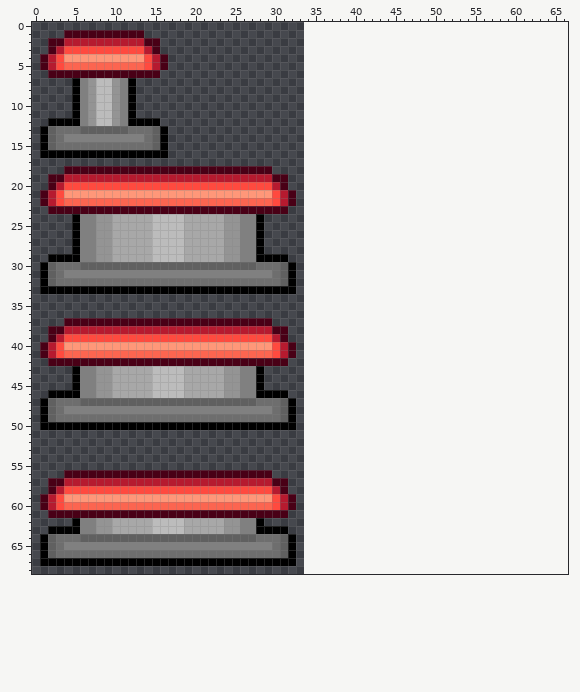
File history of a sprite sheet, src/troid/resource/sprites/hazards/bumper.png. That is the earlier state.
The file is 34x69 pixels. The old version is drawn lined up with the new one, on the new canvas.
After the commit:
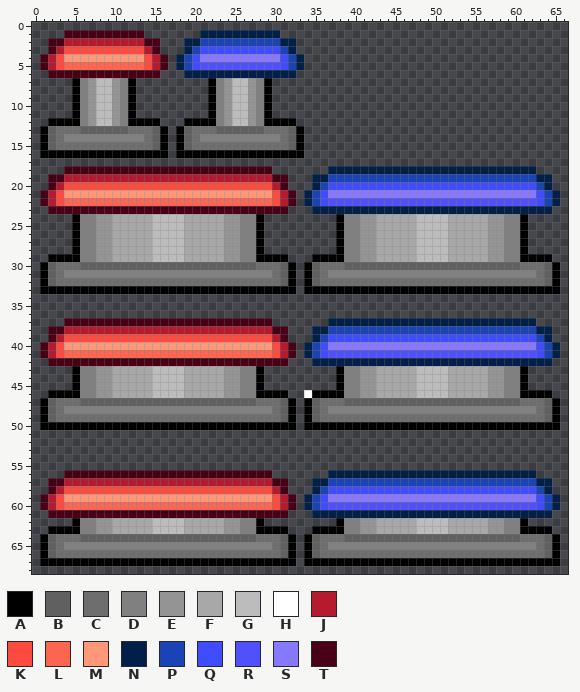
Palette (. is transparent): A #000000  B #606060  C #6e6e6e  D #808080  E #949494  F #a8a8a8  G #bcbcbc  H #ffffff  J #b61a2f  K #ff4a3f  L #fc6550  M #ff9779  N #001f49  P #1a43b6  Q #3f4dff  R #5051fc  S #8679ff  T #490016
Difference:
canvas 34x69 -> 67x69
@@ x 0..66 @@
  0 ...................................................................
- 1 ....TTTTTTTTTT.....................................................
- 2 ..TTJJJJJJJJJJTT...................................................
- 3 ..TJKKKKKKKKKKJT...................................................
- 4 .TJKMMMMMMMMMMKJT..................................................
- 5 .TJKLLLLLLLLLLKJT..................................................
- 6 ..TTTTTTTTTTTTTT...................................................
- 7 .....ADEGGEDA......................................................
- 8 .....ADEGGEDA......................................................
- 9 .....ADEGGEDA......................................................
-10 .....ADEGGEDA......................................................
-11 .....ADEGGEDA......................................................
-12 ..AAAADEGGEDAAAA...................................................
-13 .ABCCCBBBBBBCCCBA..................................................
-14 .ABCDDDDDDDDDDCBA..................................................
-15 .ABCCCCCCCCCCCCBA..................................................
-16 .AAAAAAAAAAAAAAAA..................................................
+ 1 ....TTTTTTTTTT.......NNNNNNNNNN....................................
+ 2 ..TTJJJJJJJJJJTT...NNPPPPPPPPPPNN..................................
+ 3 ..TJKKKKKKKKKKJT...NPQQQQQQQQQQPN..................................
+ 4 .TJKMMMMMMMMMMKJT.NPQSSSSSSSSSSQPN.................................
+ 5 .TJKLLLLLLLLLLKJT.NPQRRRRRRRRRRQPN.................................
+ 6 ..TTTTTTTTTTTTTT...NNNNNNNNNNNNNN..................................
+ 7 .....ADEGGEDA.........ADEGGEDA.....................................
+ 8 .....ADEGGEDA.........ADEGGEDA.....................................
+ 9 .....ADEGGEDA.........ADEGGEDA.....................................
+10 .....ADEGGEDA.........ADEGGEDA.....................................
+11 .....ADEGGEDA.........ADEGGEDA.....................................
+12 ..AAAADEGGEDAAAA...AAAADEGGEDAAAA..................................
+13 .ABCCCBBBBBBCCCBA.ABCCCBBBBBBCCCBA.................................
+14 .ABCDDDDDDDDDDCBA.ABCDDDDDDDDDDCBA.................................
+15 .ABCCCCCCCCCCCCBA.ABCCCCCCCCCCCCBA.................................
+16 .AAAAAAAAAAAAAAAA.AAAAAAAAAAAAAAAA.................................
 17 ...................................................................
-18 ....TTTTTTTTTTTTTTTTTTTTTTTTTT.....................................
-19 ..TTJJJJJJJJJJJJJJJJJJJJJJJJJJTT...................................
-20 ..TJKKKKKKKKKKKKKKKKKKKKKKKKKKJT...................................
-21 .TJKMMMMMMMMMMMMMMMMMMMMMMMMMMKJT..................................
-22 .TJKLLLLLLLLLLLLLLLLLLLLLLLLLLKJT..................................
-23 ..TTTTTTTTTTTTTTTTTTTTTTTTTTTTTT...................................
-24 .....ADDEEFFFFFGGGGFFFFFEEDDA......................................
-25 .....ADDEEFFFFFGGGGFFFFFEEDDA......................................
-26 .....ADDEEFFFFFGGGGFFFFFEEDDA......................................
-27 .....ADDEEFFFFFGGGGFFFFFEEDDA......................................
-28 .....ADDEEFFFFFGGGGFFFFFEEDDA......................................
-29 ..AAAADDEEFFFFFGGGGFFFFFEEDDAAAA...................................
-30 .ABCCCBBBBBBBBBBBBBBBBBBBBBBCCCBA..................................
-31 .ABCDDDDDDDDDDDDDDDDDDDDDDDDDDCBA..................................
-32 .ABCCCCCCCCCCCCCCCCCCCCCCCCCCCCBA..................................
-33 .AAAAAAAAAAAAAAAAAAAAAAAAAAAAAAAA..................................
+18 ....TTTTTTTTTTTTTTTTTTTTTTTTTT.......NNNNNNNNNNNNNNNNNNNNNNNNNN....
+19 ..TTJJJJJJJJJJJJJJJJJJJJJJJJJJTT...NNPPPPPPPPPPPPPPPPPPPPPPPPPPNN..
+20 ..TJKKKKKKKKKKKKKKKKKKKKKKKKKKJT...NPQQQQQQQQQQQQQQQQQQQQQQQQQQPN..
+21 .TJKMMMMMMMMMMMMMMMMMMMMMMMMMMKJT.NPQSSSSSSSSSSSSSSSSSSSSSSSSSSQPN.
+22 .TJKLLLLLLLLLLLLLLLLLLLLLLLLLLKJT.NPQRRRRRRRRRRRRRRRRRRRRRRRRRRQPN.
+23 ..TTTTTTTTTTTTTTTTTTTTTTTTTTTTTT...NNNNNNNNNNNNNNNNNNNNNNNNNNNNNN..
+24 .....ADDEEFFFFFGGGGFFFFFEEDDA.........ADDEEFFFFFGGGGFFFFFEEDDA.....
+25 .....ADDEEFFFFFGGGGFFFFFEEDDA.........ADDEEFFFFFGGGGFFFFFEEDDA.....
+26 .....ADDEEFFFFFGGGGFFFFFEEDDA.........ADDEEFFFFFGGGGFFFFFEEDDA.....
+27 .....ADDEEFFFFFGGGGFFFFFEEDDA.........ADDEEFFFFFGGGGFFFFFEEDDA.....
+28 .....ADDEEFFFFFGGGGFFFFFEEDDA.........ADDEEFFFFFGGGGFFFFFEEDDA.....
+29 ..AAAADDEEFFFFFGGGGFFFFFEEDDAAAA...AAAADDEEFFFFFGGGGFFFFFEEDDAAAA..
+30 .ABCCCBBBBBBBBBBBBBBBBBBBBBBCCCBA.ABCCCBBBBBBBBBBBBBBBBBBBBBBCCCBA.
+31 .ABCDDDDDDDDDDDDDDDDDDDDDDDDDDCBA.ABCDDDDDDDDDDDDDDDDDDDDDDDDDDCBA.
+32 .ABCCCCCCCCCCCCCCCCCCCCCCCCCCCCBA.ABCCCCCCCCCCCCCCCCCCCCCCCCCCCCBA.
+33 .AAAAAAAAAAAAAAAAAAAAAAAAAAAAAAAA.AAAAAAAAAAAAAAAAAAAAAAAAAAAAAAAA.
 34 ...................................................................
@@ x 32..66 @@
 36 ...................................
-37 ...................................
-38 ...................................
-39 ...................................
-40 T..................................
-41 T..................................
-42 ...................................
-43 ...................................
-44 ...................................
-45 ...................................
-46 ...................................
-47 A..................................
-48 A..................................
-49 A..................................
-50 A..................................
+37 .....NNNNNNNNNNNNNNNNNNNNNNNNNN....
+38 ...NNPPPPPPPPPPPPPPPPPPPPPPPPPPNN..
+39 ...NPQQQQQQQQQQQQQQQQQQQQQQQQQQPN..
+40 T.NPQSSSSSSSSSSSSSSSSSSSSSSSSSSQPN.
+41 T.NPQRRRRRRRRRRRRRRRRRRRRRRRRRRQPN.
+42 ...NNNNNNNNNNNNNNNNNNNNNNNNNNNNNN..
+43 ......ADDEEFFFFFGGGGFFFFFEEDDA.....
+44 ......ADDEEFFFFFGGGGFFFFFEEDDA.....
+45 ......ADDEEFFFFFGGGGFFFFFEEDDA.....
+46 ..HAAAADDEEFFFFFGGGGFFFFFEEDDAAAA..
+47 A.ABCCCBBBBBBBBBBBBBBBBBBBBBBCCCBA.
+48 A.ABCDDDDDDDDDDDDDDDDDDDDDDDDDDCBA.
+49 A.ABCCCCCCCCCCCCCCCCCCCCCCCCCCCCBA.
+50 A.AAAAAAAAAAAAAAAAAAAAAAAAAAAAAAAA.
 51 ...................................
@@ x 32..66 @@
 55 ...................................
-56 ...................................
-57 ...................................
-58 ...................................
-59 T..................................
-60 T..................................
-61 ...................................
-62 ...................................
-63 ...................................
-64 A..................................
-65 A..................................
-66 A..................................
-67 A..................................
+56 .....NNNNNNNNNNNNNNNNNNNNNNNNNN....
+57 ...NNPPPPPPPPPPPPPPPPPPPPPPPPPPNN..
+58 ...NPQQQQQQQQQQQQQQQQQQQQQQQQQQPN..
+59 T.NPQSSSSSSSSSSSSSSSSSSSSSSSSSSQPN.
+60 T.NPQRRRRRRRRRRRRRRRRRRRRRRRRRRQPN.
+61 ...NNNNNNNNNNNNNNNNNNNNNNNNNNNNNN..
+62 ......ADDEEFFFFFGGGGFFFFFEEDDA.....
+63 ...AAAADDEEFFFFFGGGGFFFFFEEDDAAAA..
+64 A.ABCCCBBBBBBBBBBBBBBBBBBBBBBCCCBA.
+65 A.ABCDDDDDDDDDDDDDDDDDDDDDDDDDDCBA.
+66 A.ABCCCCCCCCCCCCCCCCCCCCCCCCCCCCBA.
+67 A.AAAAAAAAAAAAAAAAAAAAAAAAAAAAAAAA.
 68 ...................................
Where, in picture pixels (left, top, right, bottom), the same in both pictures:
added: (176, 30, 560, 430)
added: (304, 470, 560, 566)
